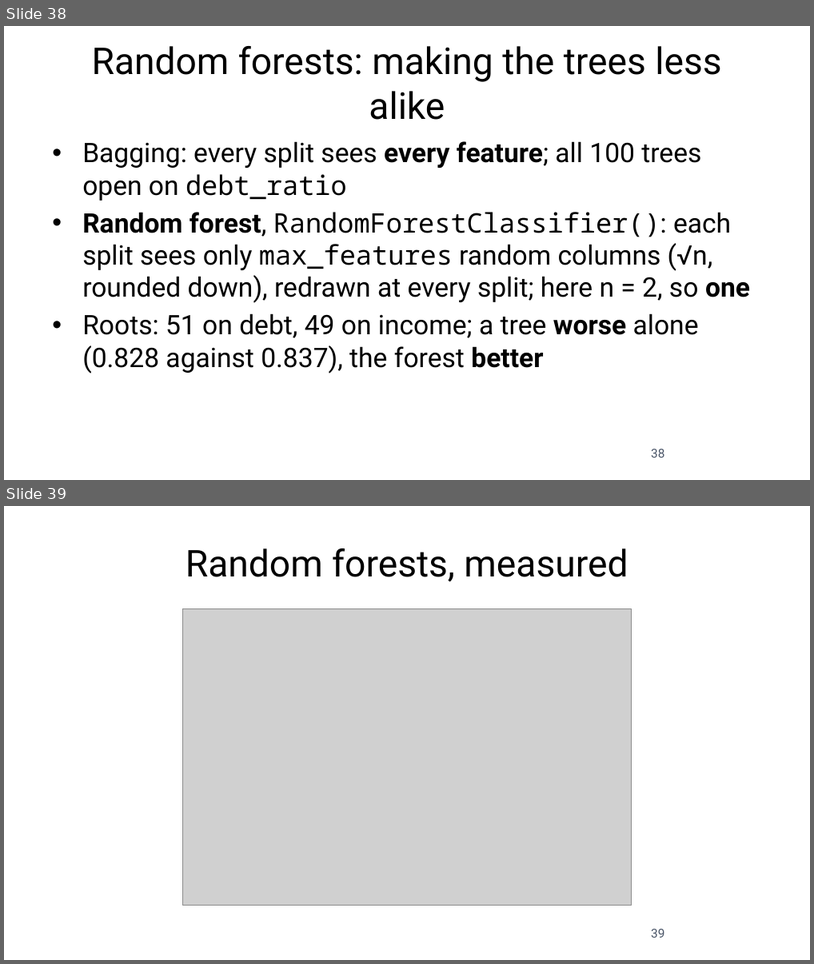
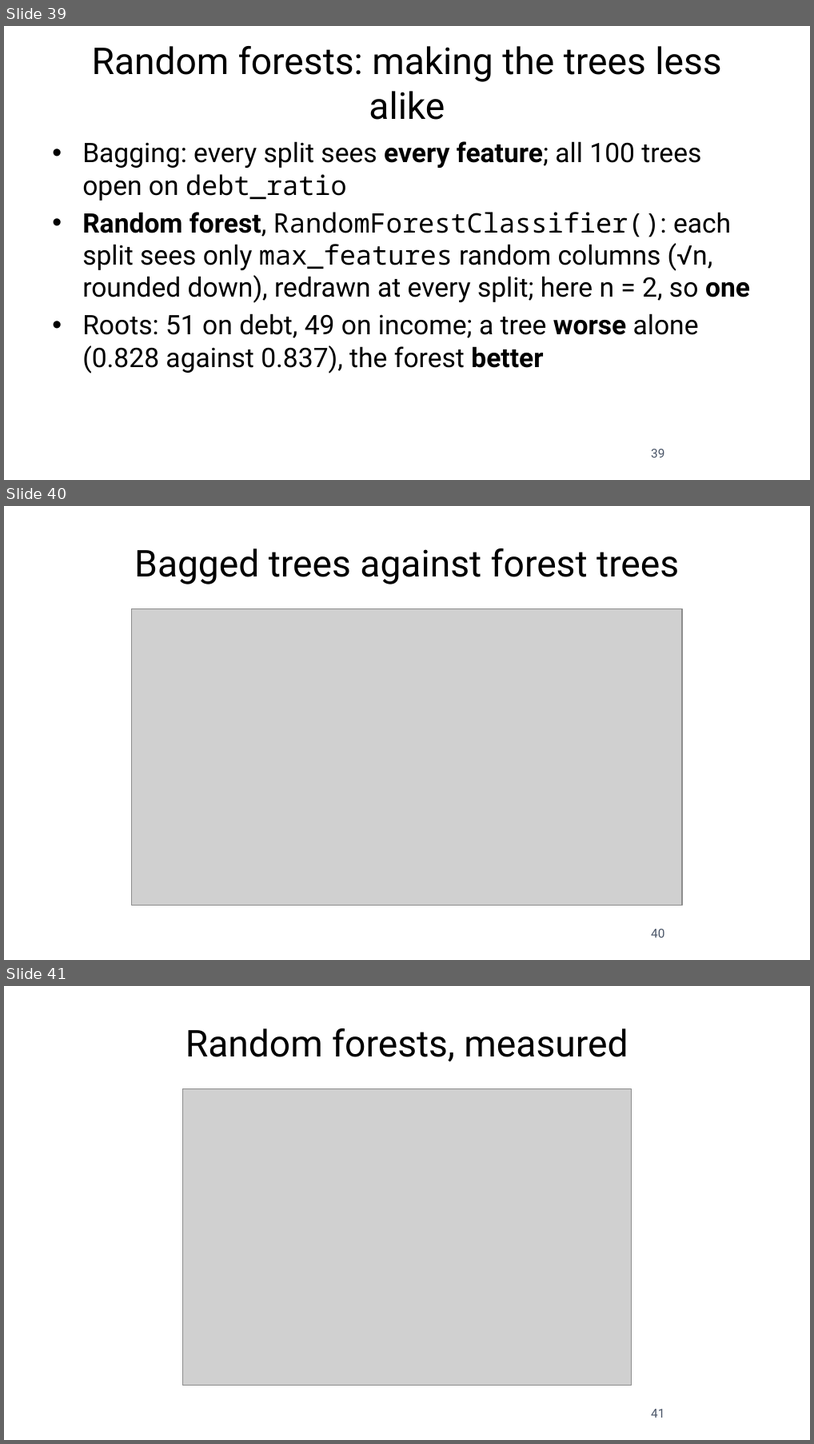
Before and after one commit to fabioantonini/technologies-for-artificial-intelligence, a slide deck: Lessons/07_trees_and_ensembles/Slides/trees_and_ensembles_slides.pptx. Shown one above the other, each under a label of ours: slides 38 and 39 before the commit, slides 39, 40 and 41 after it. The pictures are 814x964 and 814x1444 pixels, drawn with LibreOffice and Linux fonts; fonts in the diff are those of the drawing; grey boxes stand for pictures; background and template pictures are left out. Boxes give left, top, right and bottom in pixels: in the first picture for what was removed or moved away, otherwise in the second. Text is boxed around its words. In the diff, an @@ line names an element or a change of style, - is before the commit and + after.

```diff
--- a/Lessons/07_trees_and_ensembles/Slides/trees_and_ensembles_slides.pptx
+++ b/Lessons/07_trees_and_ensembles/Slides/trees_and_ensembles_slides.pptx
@@ slide 40 added at <box>4,506,810,960</box>, background #FFFFFF @@
@@ title added at <box>134,548,679,584</box>, 33 pt, text #1A1A1A @@
+Bagged trees against forest trees
@@ picture added at <box>132,609,683,905</box> @@
@@ page number added at <box>651,928,665,937</box>, 11 pt, text #4A5568 @@
+40
@@ what was slide 38 is now slide 39 @@
@@ page number at <box>651,448,665,457</box>: text changed @@
-38
+39
@@ what was slide 39 is now slide 41 @@
@@ page number at <box>651,1408,665,1417</box>: text changed @@
-39
+41
```
Also in this commit, not shown: 3 slides changed, 1 other slide added, 8 other files.
